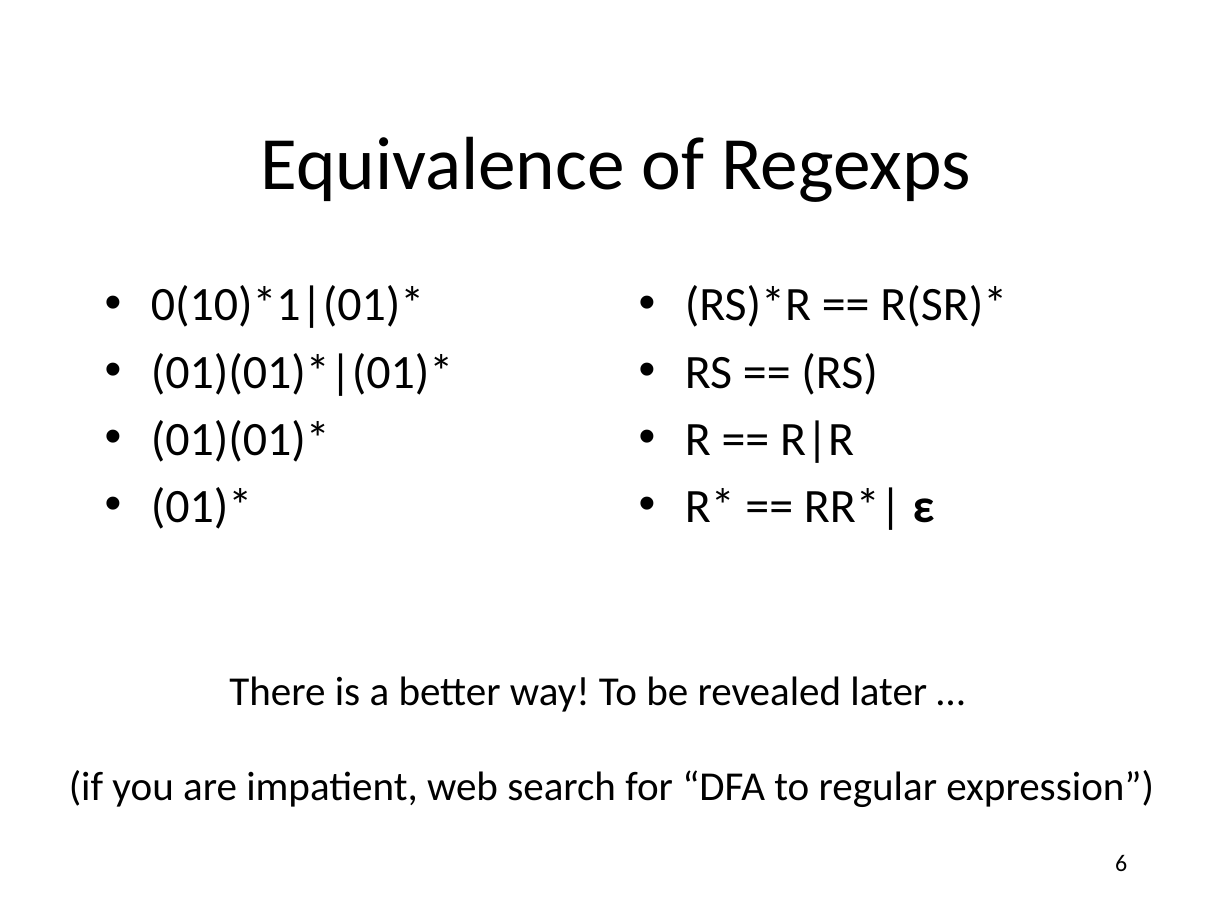
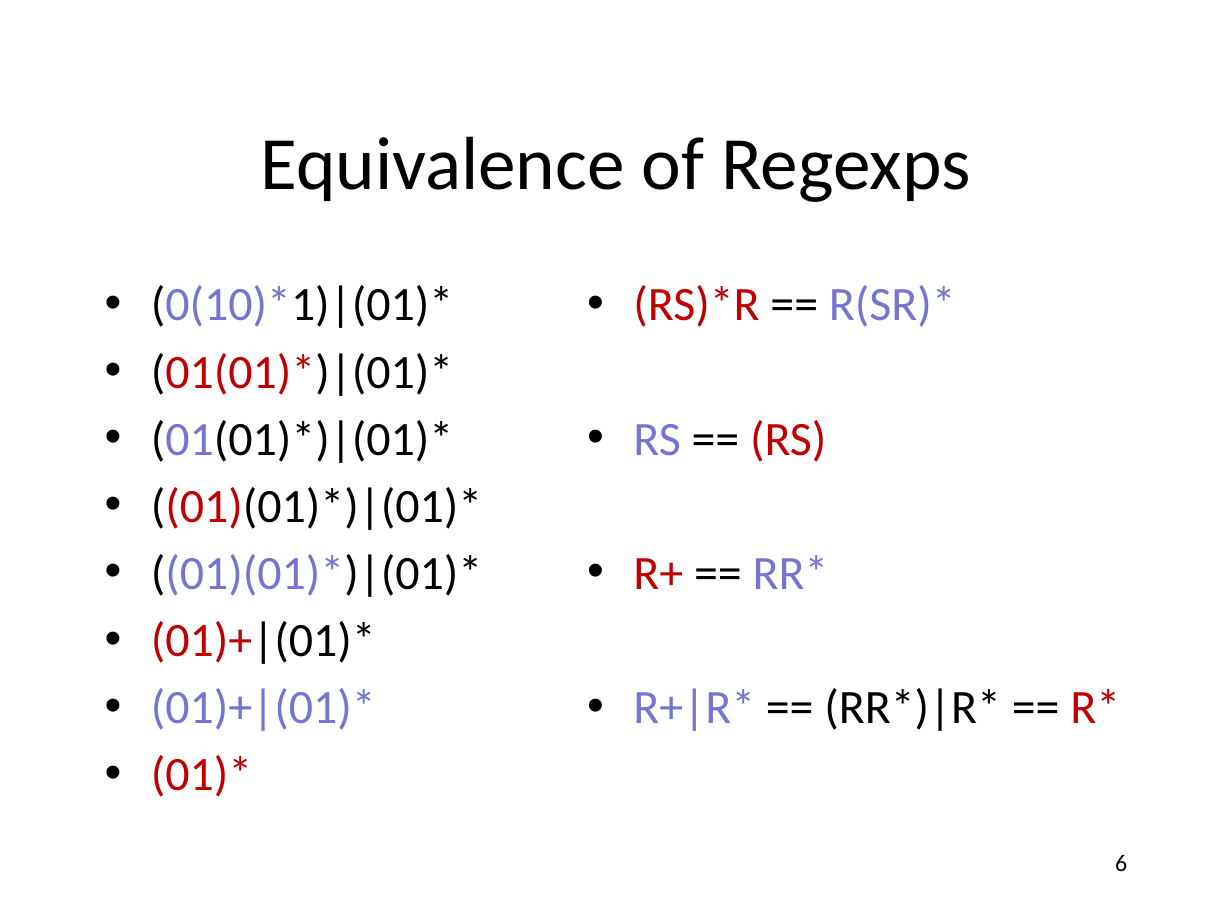
Before and after one commit to anoopsarkar/compilers-class, a slide deck: slide 6 of assets/ppt/lex/lex3-regexps-are-trees.pptx. Drawn at 1232x924 pixels with LibreOffice and Linux fonts; fonts in the diff are those of the drawing. Boxes give left, top, right and bottom in pixels: in the first picture for what was removed or moved away, otherwise in the second. Text is boxed around its words. In the diff, an @@ line names an element or a change of style, - is before the commit and + after.

Commit message:
improved lex3 slides

```diff
--- a/assets/ppt/lex/lex3-regexps-are-trees.pptx
+++ b/assets/ppt/lex/lex3-regexps-are-trees.pptx
@@ text "(RS)*R == R(SR)*": place and size @@
-text "(RS)*R == R(SR)*" at box(685, 285, 1007, 530)
+text "(RS)*R == R(SR)*" at box(633, 285, 1120, 731)
@@ text at box(151, 285, 482, 731): text changed @@
-• 0(10)*1|(01)*
-• (01)(01)*|(01)*
-• (01)(01)*
+• (0(10)*1)|(01)*
+• (01(01)*)|(01)*
+• (01(01)*)|(01)*
+• ((01)(01)*)|(01)*
+• ((01)(01)*)|(01)*
+• (01)+|(01)*
+• (01)+|(01)*
@@ text at box(633, 285, 956, 462): text colour #000000 to #C00000 in "(RS)*R", "(RS)"; text colour #000000 to #7575D1 in "R(SR)*", "RS" @@
@@ text at box(633, 555, 1120, 731): text changed @@
-• R == R|R
-• R* == RR*| ε
+• R+ == RR*
+• R+|R* == (RR*)|R* == R*
@@ text removed at box(229, 676, 927, 712) @@
-There is a better way! To be revealed later …
@@ text removed at box(69, 770, 1154, 807) @@
-(if you are impatient, web search for “DFA to regular expression”)
@@ text at box(151, 755, 252, 797): text colour #000000 to #C00000 in "(01)*" @@
```
Also in this commit, not shown: 2 other slides changed, 1 other file.
